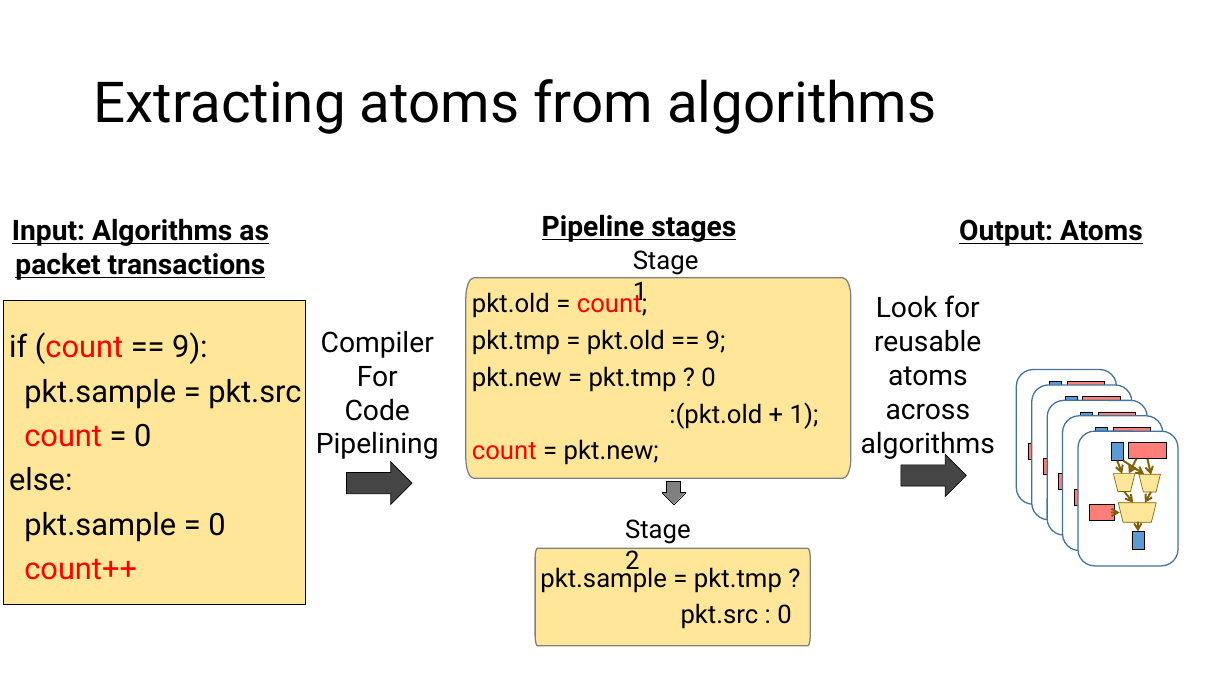
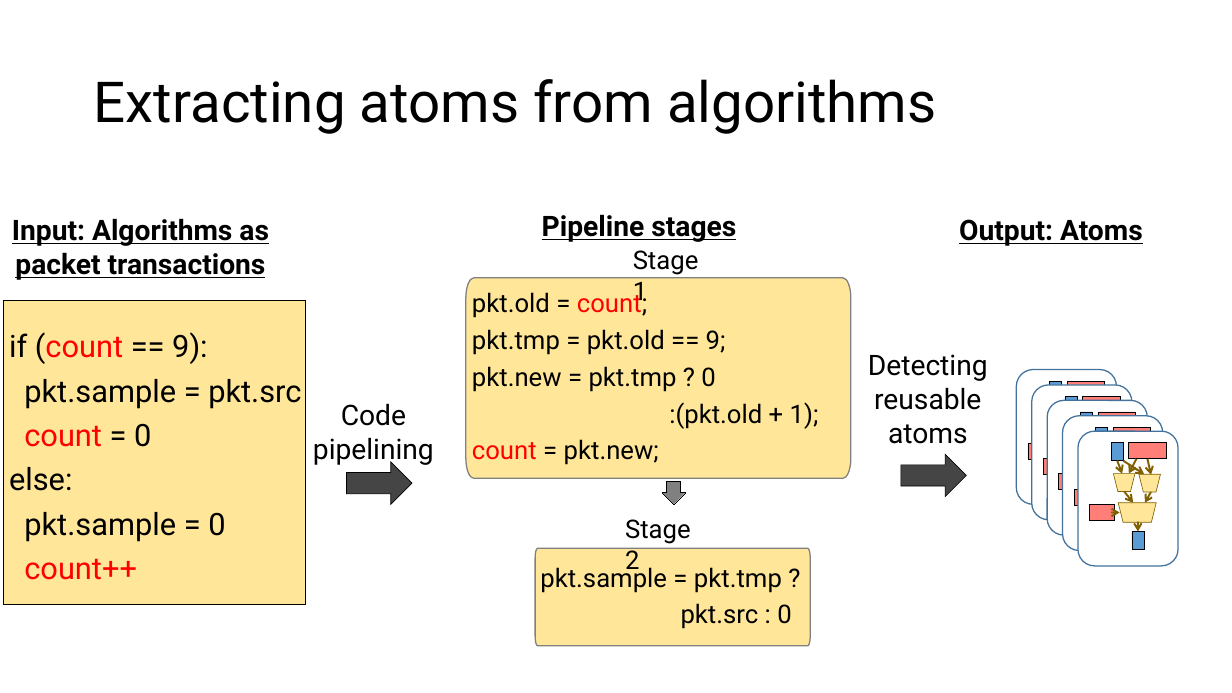
Before and after one commit to anirudhSK/pifo-domino-marple-ppts, a slide deck: slide 32 of combined_domino_pifo.pptx. Drawn at 1232x693 pixels with LibreOffice and Linux fonts; fonts in the diff are those of the drawing. Boxes give left, top, right and bottom in pixels: in the first picture for what was removed or moved away, otherwise in the second. Text is boxed around its words. In the diff, an @@ line names an element or a change of style, - is before the commit and + after.

```diff
--- a/combined_domino_pifo.pptx
+++ b/combined_domino_pifo.pptx
@@ text at box(321, 330, 434, 387): paragraphs removed @@
-Compiler
-For
@@ text "Detecting": place and size @@
-text "Detecting" at box(861, 295, 995, 460)
+text "Detecting" at box(868, 354, 988, 444)
@@ text at box(868, 354, 988, 381): text changed @@
-Look for
+Detecting
@@ text "Code": place and size @@
-text "Code" at box(316, 330, 439, 459)
+text "Code" at box(313, 403, 434, 466)
@@ text at box(861, 403, 995, 460): paragraph removed @@
-across algorithms
@@ text at box(313, 437, 434, 466): text changed @@
-Pipelining
+pipelining
```
Also in this commit, not shown: 10 other slides changed.
